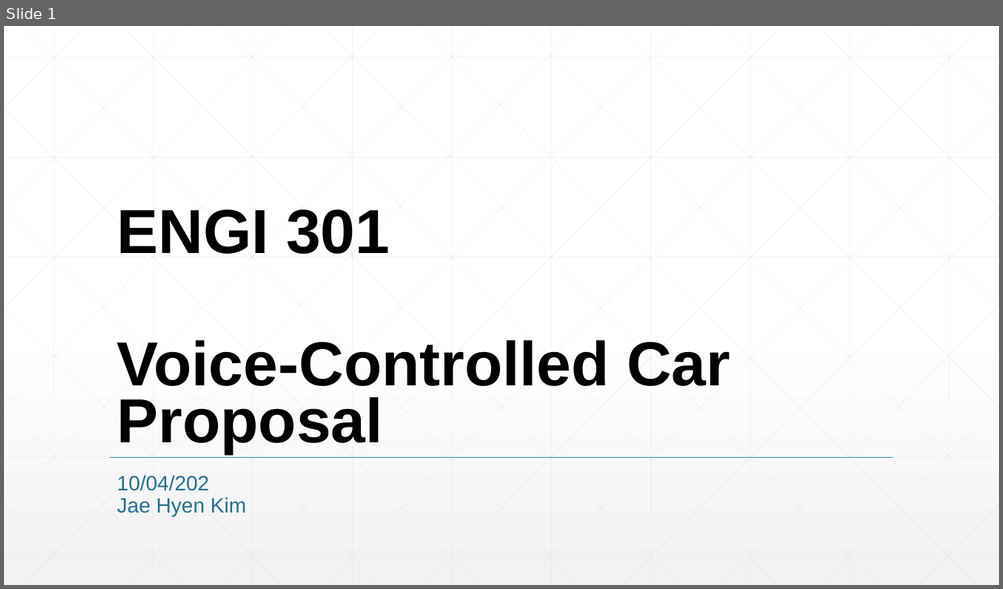
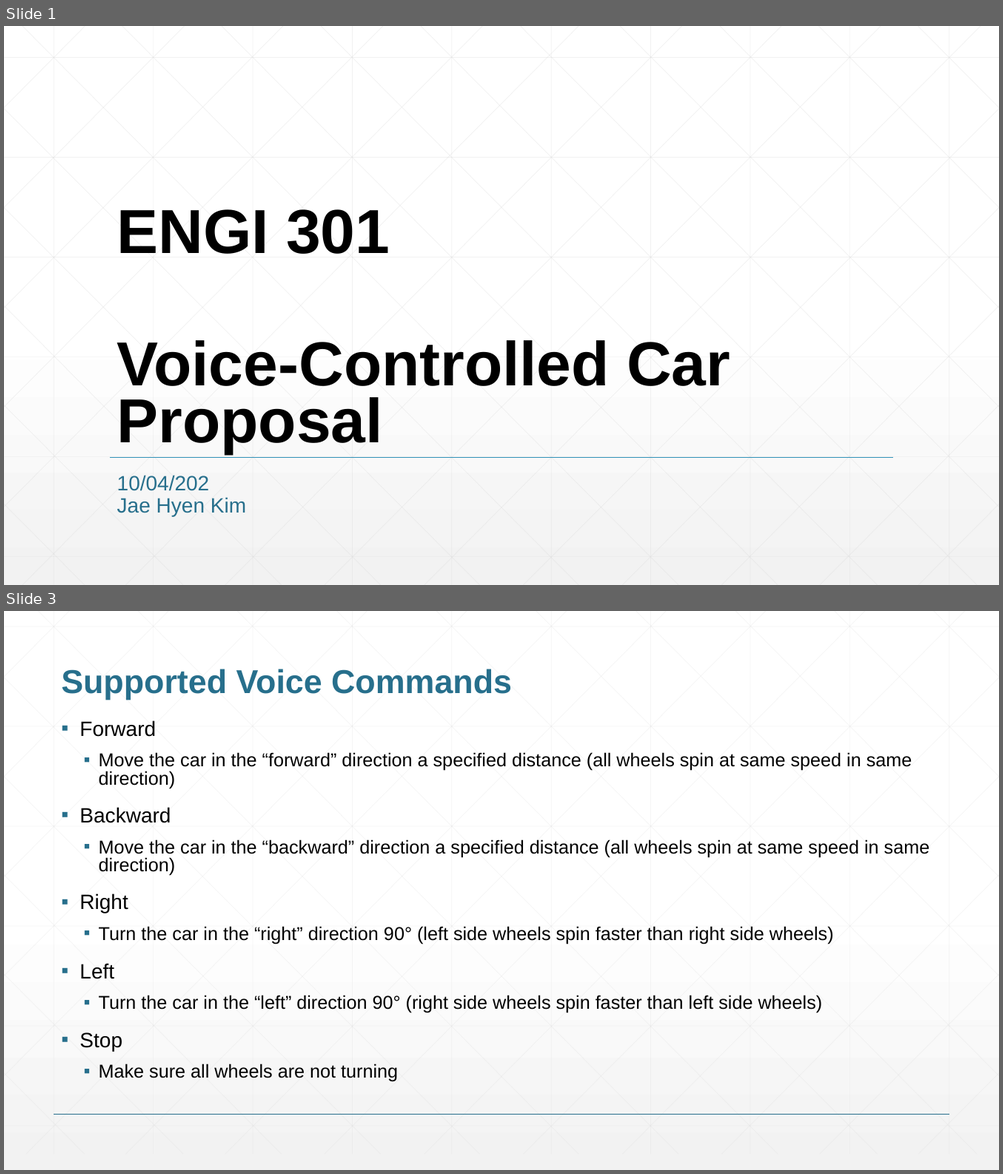
Before and after one commit to jae-kim-1107/ENGI301, a slide deck: project_1/docs/JaeKim_ProjectProposal.pptx. Shown one above the other, each under a label of ours: slide 1 before the commit, slides 1 and 3 after it; the slides between them are not shown. The pictures are 1003x589 and 1003x1174 pixels, drawn with LibreOffice and Linux fonts; fonts in the diff are those of the drawing. Boxes give left, top, right and bottom in pixels: in the first picture for what was removed or moved away, otherwise in the second. Text is boxed around its words. In the diff, an @@ line names an element or a change of style, - is before the commit and + after.

```diff
--- a/project_1/docs/JaeKim_ProjectProposal.pptx
+++ b/project_1/docs/JaeKim_ProjectProposal.pptx
@@ slide 3 added at bbox=[4, 611, 999, 1170], background gradient #FFFFFF to #F2F2F2 @@
@@ title added at bbox=[61, 669, 512, 700], 32 pt, text #276F8B, bold @@
+Supported Voice Commands
@@ text added at bbox=[79, 721, 930, 1082], 18 pt, text #000000 @@
+▪ Forward
+  ▪ Move the car in the “forward” direction a specified distance (all wheels spin at same speed in same direction)
+▪ Backward
+  ▪ Move the car in the “backward” direction a specified distance (all wheels spin at same speed in same direction)
+▪ Right
+  ▪ Turn the car in the “right” direction 90° (left side wheels spin faster than right side wheels)
+▪ Left
+  ▪ Turn the car in the “left” direction 90° (right side wheels spin faster than left side wheels)
+▪ Stop
+  ▪ Make sure all wheels are not turning
@@ group added at bbox=[4, 611, 999, 1155]: 46 lines @@
@@ line added from (54, 1115) to (949, 1115), #276F8B 1 pt @@
```
Also in this commit, not shown: 4 slides changed, 1 slide removed.
